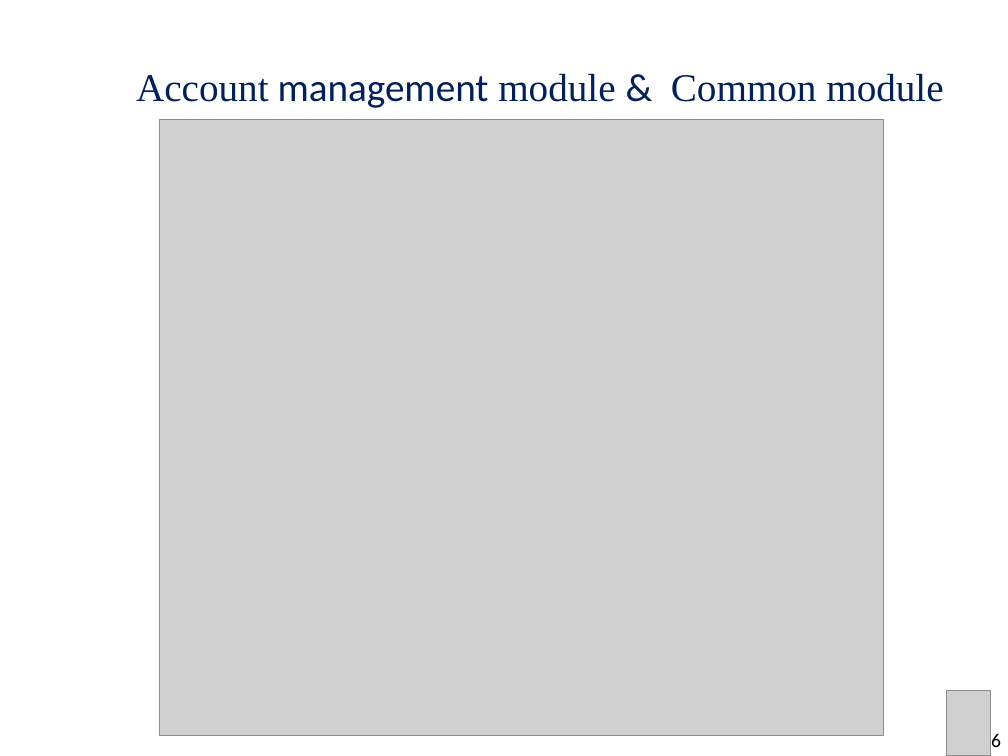
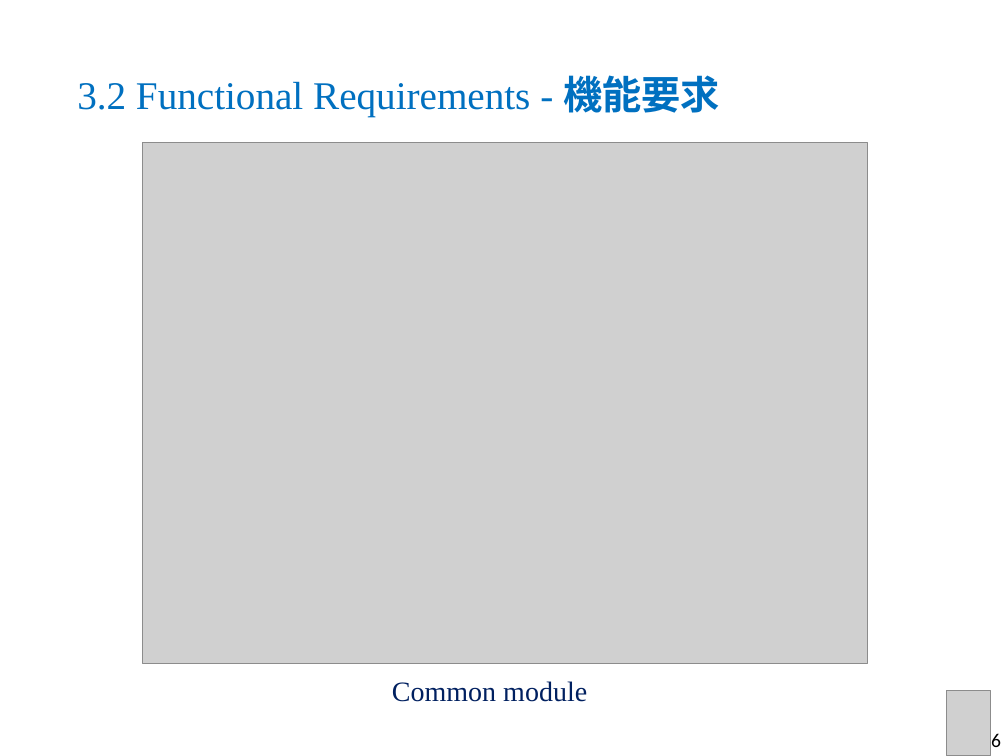
Before and after one commit to sangnvus/2015FALLJS01, a slide deck: slide 31 of WIP/Documents/Report 6/DDL_Slide_v1.1.pptx (slide 30 before the commit). Drawn at 1008x756 pixels with LibreOffice and Linux fonts; fonts in the diff are those of the drawing; grey boxes stand for pictures; background and template pictures are left out. Boxes give left, top, right and bottom in pixels: in the first picture for what was removed or moved away, otherwise in the second. Text is boxed around its words. In the diff, an @@ line names an element or a change of style, - is before the commit and + after.

```diff
--- a/WIP/Documents/Report 6/DDL_Slide_v1.1.pptx
+++ b/WIP/Documents/Report 6/DDL_Slide_v1.1.pptx
@@ title at <box>77,75,720,116</box>: text changed; text colour #002060 to #0070C0 @@
-Account management module & Common module
+3.2 Functional Requirements - 機能要求
@@ picture: place and size @@
-picture at <box>159,120,884,736</box>
+picture at <box>143,143,868,664</box>
@@ text added at <box>392,681,587,702</box>, 20 pt, text #002060 @@
+Common module
```
Also in this commit, not shown: 30 other slides changed, 1 slide added.
